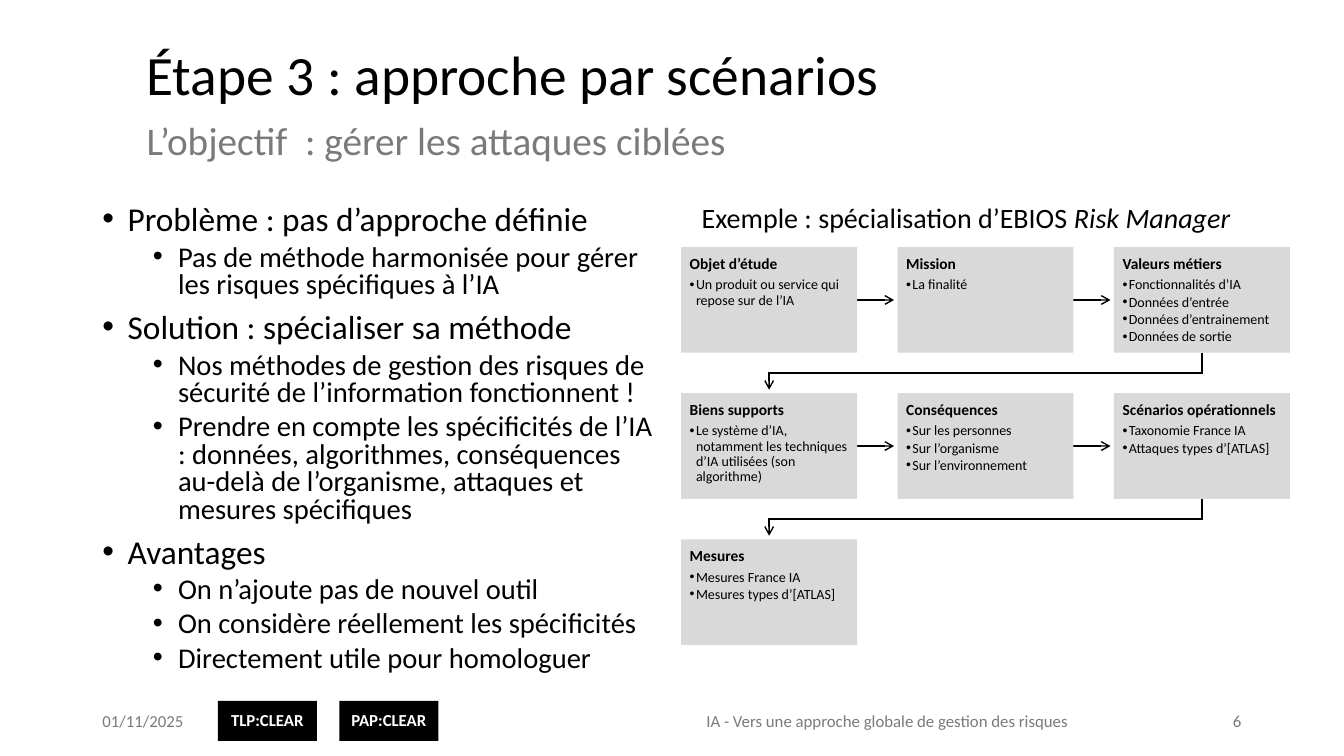
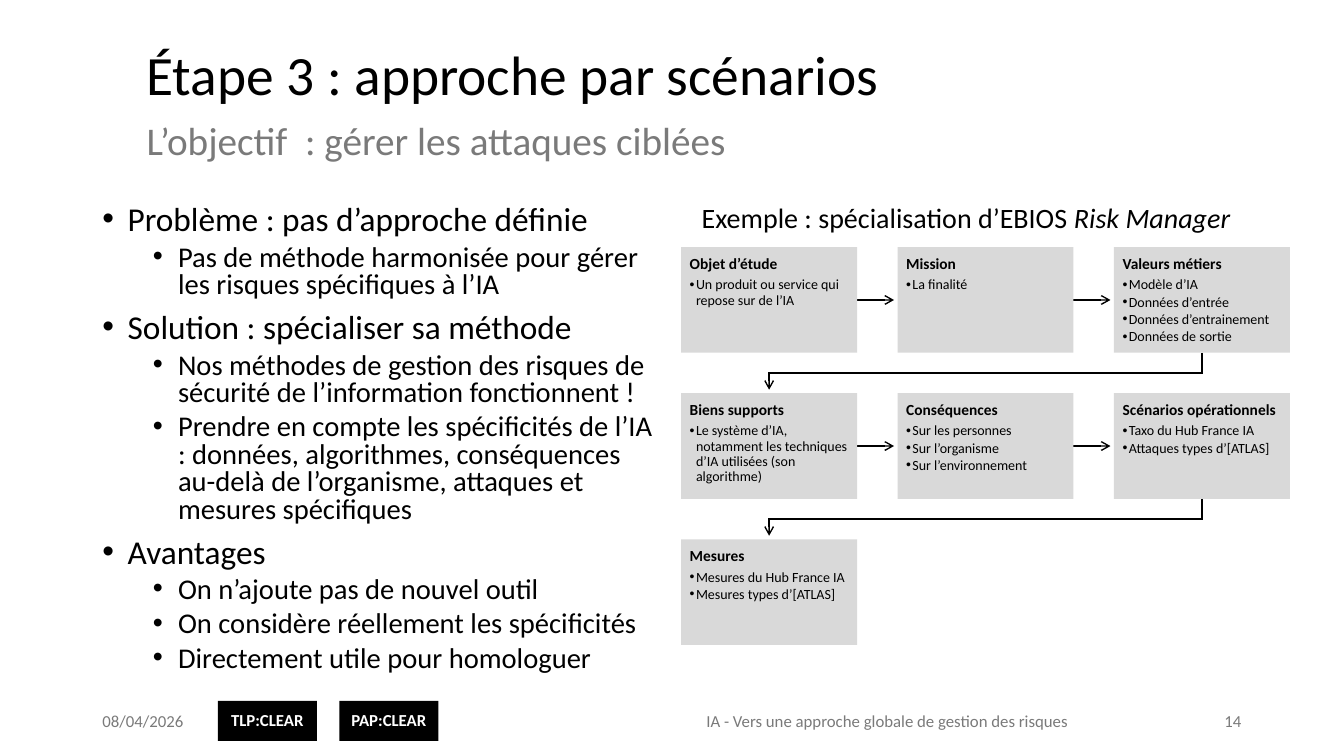
Before and after one commit to matthieu-grall/ai, a slide deck: slide 14 of fr/IA - Gestion des risques - Présentation.pptx (slide 6 before the commit). Drawn at 1344x756 pixels with LibreOffice and Linux fonts; fonts in the diff are those of the drawing; background and template pictures are left out. Boxes give left, top, right and bottom in pixels: in the first picture for what was removed or moved away, otherwise in the second. Text is boxed around its words. In the diff, an @@ line names an element or a change of style, - is before the commit and + after.

```diff
--- a/fr/IA - Gestion des risques - Présentation.pptx
+++ b/fr/IA - Gestion des risques - Présentation.pptx
@@ text at (1129,279,1198,289): text changed @@
-  • Fonctionnalités d’IA
+  • Modèle d’IA
@@ text at (1129,425,1255,435): text changed @@
-  • Taxonomie France IA
+  • Taxo du Hub France IA
@@ text at (696,572,845,582): text changed @@
-  • Mesures France IA
+  • Mesures du Hub France IA
@@ text at (102,715,183,728): text changed @@
-01/11/2025
+08/04/2026
@@ page number at (1224,716,1241,727): text changed @@
-6
+14
```
Also in this commit, not shown: 11 other slides changed, 8 slides added, 1 other file.
